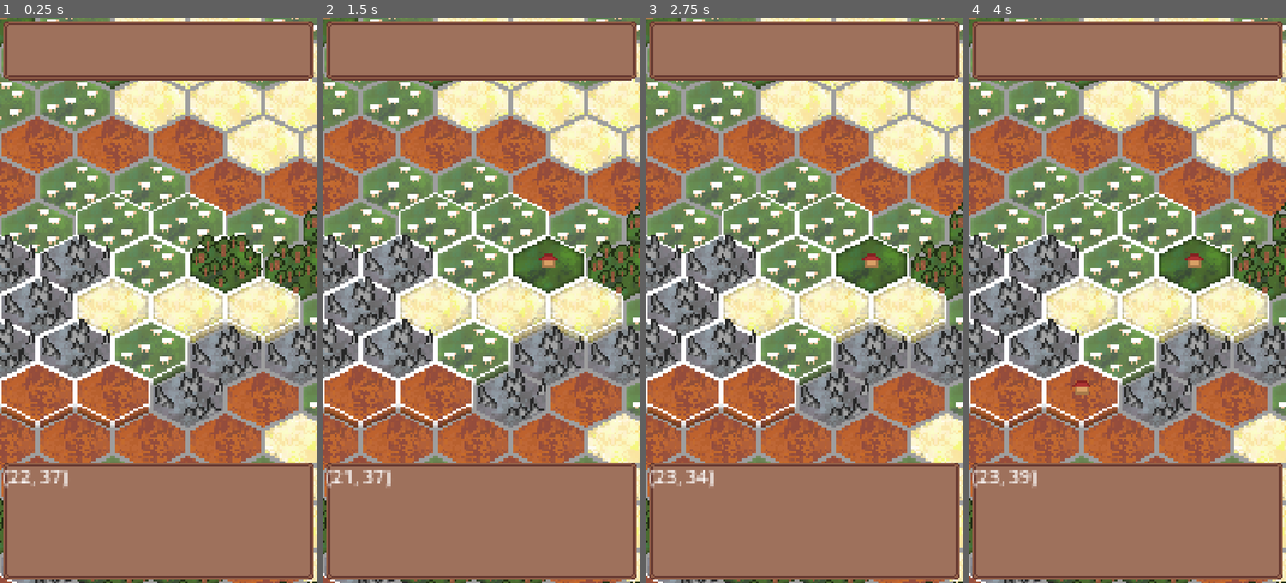
Above: before the commit, frames 1-4 (left to right).
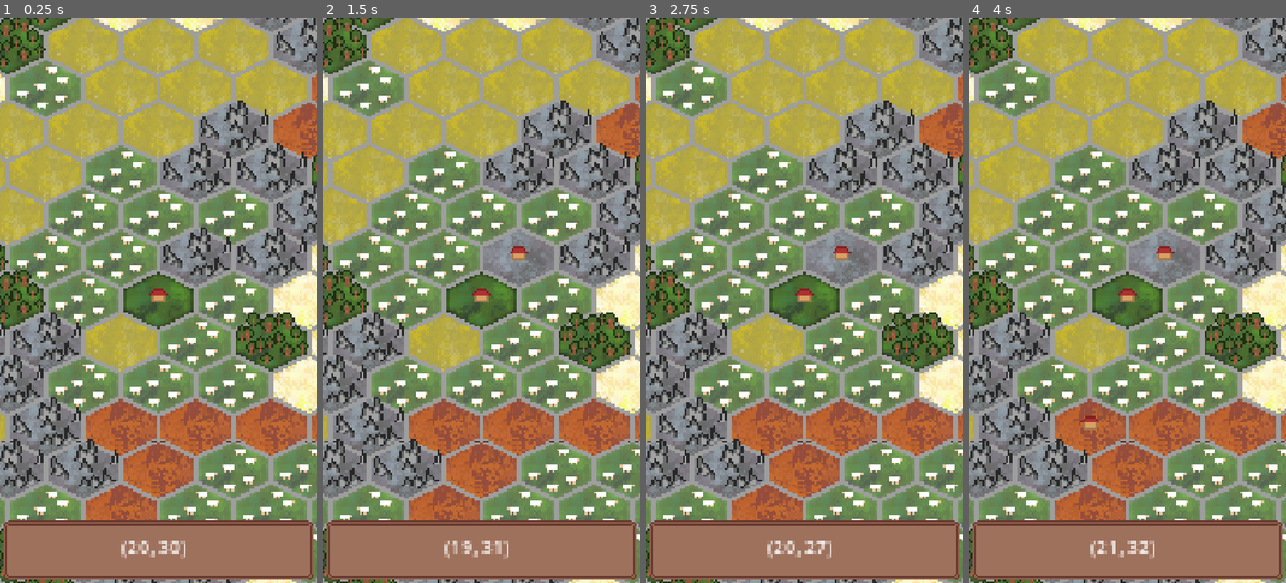
Above: after the commit, the same moments.

Repository: TotsllyRandom/survival-game
Game: Godot game, scene res://Scenes/node_2d.tscn
Same seed, same stepped clock (60 frames per second), same inputs: the game is played once before the commit and once after it.
Inputs (mouse positions are in pixels of both pictures, inside the frame that each line leads up to):
- Up to frame 1 (0.25 s): no input
- Up to frame 2 (1.5 s): tap Enter at 0.5 s; move the mouse to (551, 272) at 0.52 s; hold Right 0.53-1.28 s; click (551, 272) at 0.6 s; tap Space at 1.25 s; move the mouse to (418, 328) at 1.27 s; hold Down from 1.28 s (still down); tap Alt at 1.35 s
- Up to frame 3 (2.75 s): tap Enter at 2 s; move the mouse to (836, 176) at 2.02 s; release Down at 2.03 s; hold Right from 2.03 s (still down); tap Shift at 2.1 s
- Up to frame 4 (4 s): tap Space at 2.75 s; move the mouse to (1111, 413) at 2.77 s; release Right at 2.78 s; hold Up 2.78-3.53 s; click (1111, 413) at 2.85 s; tap Enter at 3.5 s; move the mouse to (1222, 385) at 3.52 s; hold Left from 3.53 s (still down); tap Alt at 3.6 s

The runs differ from the first frame. In frame 1, 81% of the frame differs, in the area x 0-100%, y 0-100%; in frame 2, 81%; in frame 3, 81%; in frame 4, 81%.

Commit message:
Begin on placement UI

Diff:
--- a/Scenes/Main_UI.gd
+++ b/Scenes/Main_UI.gd
@@ -1,8 +1,6 @@
 extends CanvasLayer
 
-@export var bar: String
-
-@export var height: int
+var height: int = 200
 @export var border: int
 @export var anchor: int
 
@@ -11,8 +9,10 @@
 # Called when the node enters the scene tree for the first time.
 func _ready() -> void:
 	var viewport_size = get_viewport().get_visible_rect().size
-	$NinePatchRect.size.x = (viewport_size.x - (border*2)) / scale.x
-	$NinePatchRect.size.y = (height) / scale.y
+	$Bottom.size.x = (viewport_size.x - (border*2)) / scale.x
+	$Bottom.size.y = (height) / scale.y
+	$Bottom/Control.size.x = $Bottom.size.x - 6
+	$Bottom/Control.size.y = $Bottom.size.y - 6
 	if anchor == 1:
 		offset = Vector2(border, (viewport_size.y - height) - border)
 	else:
@@ -21,5 +21,4 @@
 
 # Called every frame. 'delta' is the elapsed time since the previous frame.
 func _process(_delta: float) -> void:
-	if bar == "bottom":
-		$NinePatchRect/Label.text = str(GlobalTweaks.current_tile_num)
+	$Bottom/Control/Label.text = str(GlobalTweaks.current_tile_num)
--- a/Scenes/background_box.tscn
+++ b/Scenes/background_box.tscn
@@ -8,7 +8,7 @@
 transform = Transform2D(3, 0, 0, 3, 0, 0)
 script = ExtResource("1_vtdhj")
 
-[node name="NinePatchRect" type="NinePatchRect" parent="." unique_id=1340353752]
+[node name="Bottom" type="NinePatchRect" parent="." unique_id=1340353752]
 offset_right = 131.0
 offset_bottom = 81.0
 texture = ExtResource("1_e8ccf")
@@ -18,7 +18,17 @@
 patch_margin_right = 6
 patch_margin_bottom = 6
 
-[node name="Label" type="Label" parent="NinePatchRect" unique_id=211230701]
-layout_mode = 0
+[node name="Control" type="Control" parent="Bottom" unique_id=1685791545]
+anchors_preset = 0
 offset_right = 40.0
-offset_bottom = 23.0
+offset_bottom = 40.0
+
+[node name="Label" type="Label" parent="Bottom/Control" unique_id=211230701]
+layout_mode = 1
+anchors_preset = 15
+anchor_right = 1.0
+anchor_bottom = 1.0
+grow_horizontal = 2
+grow_vertical = 2
+horizontal_alignment = 1
+vertical_alignment = 1
--- a/Scenes/node_2d.tscn
+++ b/Scenes/node_2d.tscn
@@ -156,19 +156,9 @@
 tile_set = SubResource("TileSet_wjtap")
 y_sort_origin = 1
 
-[node name="Top UI" parent="." unique_id=1967087963 instance=ExtResource("4_6whob")]
+[node name="UI" parent="." unique_id=733399845 instance=ExtResource("4_6whob")]
 offset = Vector2(10, 1510)
 scale = Vector2(4, 4)
 transform = Transform2D(4, 0, 0, 4, 10, 1510)
-bar = "top"
-height = 200
-border = 10
-
-[node name="Bottom UI" parent="." unique_id=733399845 instance=ExtResource("4_6whob")]
-offset = Vector2(10, 1510)
-scale = Vector2(4, 4)
-transform = Transform2D(4, 0, 0, 4, 10, 1510)
-bar = "bottom"
-height = 400
 border = 10
 anchor = 1
--- a/Scripts/GlobalTweaks.gd
+++ b/Scripts/GlobalTweaks.gd
@@ -56,6 +56,53 @@
 
 ]
 
+const PLACEABLES = [
+	{
+		"name": "sheep",
+	},
+	{
+		"name": "trees",
+	},
+	{
+		"name": "jagged stones",
+	},
+	{
+		"name": "hut",
+		"mult": 1,
+		"cost": {
+			"wood" : 10,
+			"brick" : 10,
+		},
+	},
+	{
+		"name": "barracks",
+		"mult": .5,
+		"cost": {
+			"wool" : 10,
+			"grain" : 10,
+			"wood" : 25,
+		},
+	},
+]
+
+const RESOURCES = [
+	{
+		"name": "wood",
+	},
+	{
+		"name": "brick",
+	},
+	{
+		"name": "wool",
+	},
+	{
+		"name": "ore",
+	},
+	{
+		"name": "grain",
+	},
+]
+
 ## Keep settings here that players can change that tweak world gen. This may go into a world gen seed?
 
 var smoothness = 5
--- a/Scripts/tiles.gd
+++ b/Scripts/tiles.gd
@@ -59,7 +59,7 @@
 
 	var tile_pos = $Real.map_to_local(center_tile)
 
-	real_position = - tile_pos + Vector2(64, 64)
+	real_position = - tile_pos + Vector2(64, 64) + ((get_viewport_rect().size/2)/scale)
 	map_exists = true
 
 # Called every frame. 'delta' is the elapsed time since the previous frame.
@@ -284,7 +284,7 @@
 			current_item["number"] = choose_number()
 			numbers[current_item["number"] - 1] += 1
 
-			current_item["sprite"] = ((current_item["tile"] * 3) + (current_item["height"]))
+			current_item["sprite"] = ((current_item["tile"] * 3) + 1)
 
 			current_item["rand_val"] = randi_range(0,2)
 			current_item["placedOn"] = GlobalTweaks.BIOMES[current_item["tile"]].get("placedOn", 0)
@@ -314,4 +314,4 @@
 		for x in range(map_size.x):
 			$Real.set_cell(Vector2i(x,y),9,Vector2i(map_data[y][x].get("sprite"),0))
 			if map_data[y][x].get("placedOn") != 0:
-				$PlacedOn.set_cell(Vector2i(x,y),0,Vector2i(((map_data[y][x].get("placedOn") - 1) * 3) + (map_data[y][x].get("height")),0))
+				$PlacedOn.set_cell(Vector2i(x,y),0,Vector2i((((map_data[y][x].get("placedOn") - 1) * 3) + 1),0))
Binary file changed: Assets/Art/tileset.aseprite
